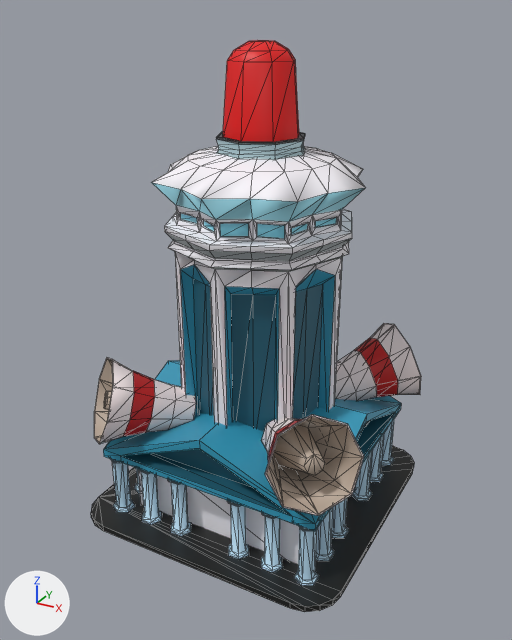
One commit to the glTF model public/models/Sirine_Building.glb: the scene before it, then after it.
One viewpoint serves both versions: a camera (50 mm lens) standing at (3.4, -1.3, 5.3) and looking at (0.02, 4.86, 2.22). Arrows for +X, +Y and +Z are at lower left; the lights stay in place. Mesh edges are drawn as thin lines. Where no turn or scale is listed for an object, it has been applied to the vertices.
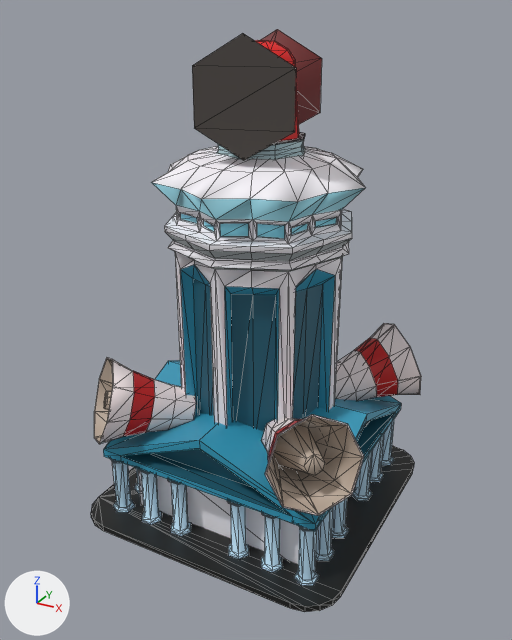
The newer file is also rescaled (x1.255), turned or shifted as a whole; pictures and numbers use the older file's frame.

Pixel boxes (x1, y1, x2, y2) of what changed, in the pictures (512 x 640 px):
'Cube072', added (black)
    after: (192, 29, 322, 160)

The change in detail:
Picture 'ColourPalatt4' (img_colourpalatt4) is new.
Material 'Material.001' (mat_material_001) is new.
Its texture is img_colourpalatt4.
Mesh me_mesh_12 is new.
It has 44 vertices, 84 faces and spans x -0.62..0.62, y -0.76..0.76, z 0.0..1.08.
It uses material mat_material_001 (picture img_colourpalatt4).
Object 'Cube072' (ob_cube072) is new; it shows me_mesh_12.
Its location is (0.0, 5.0, 4.03).
